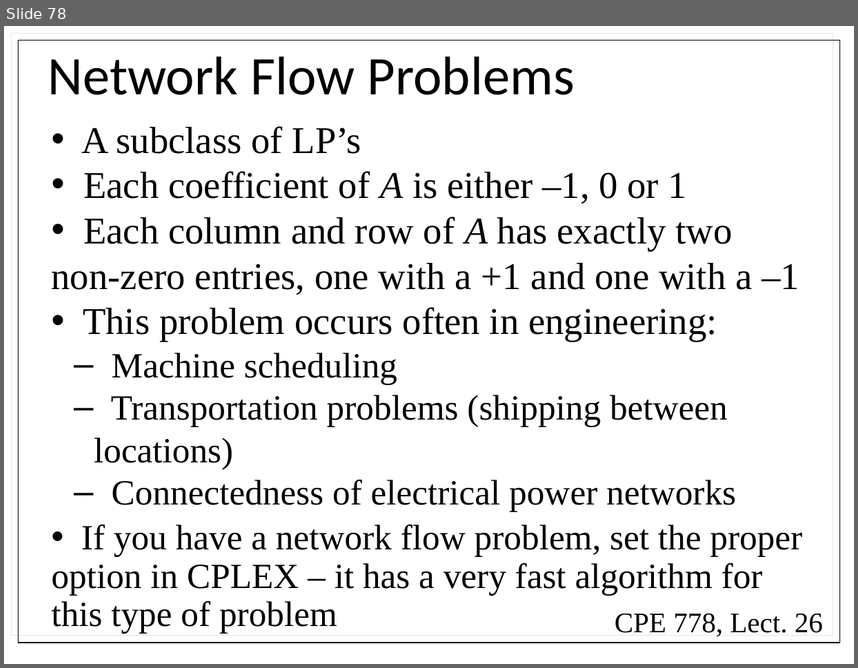
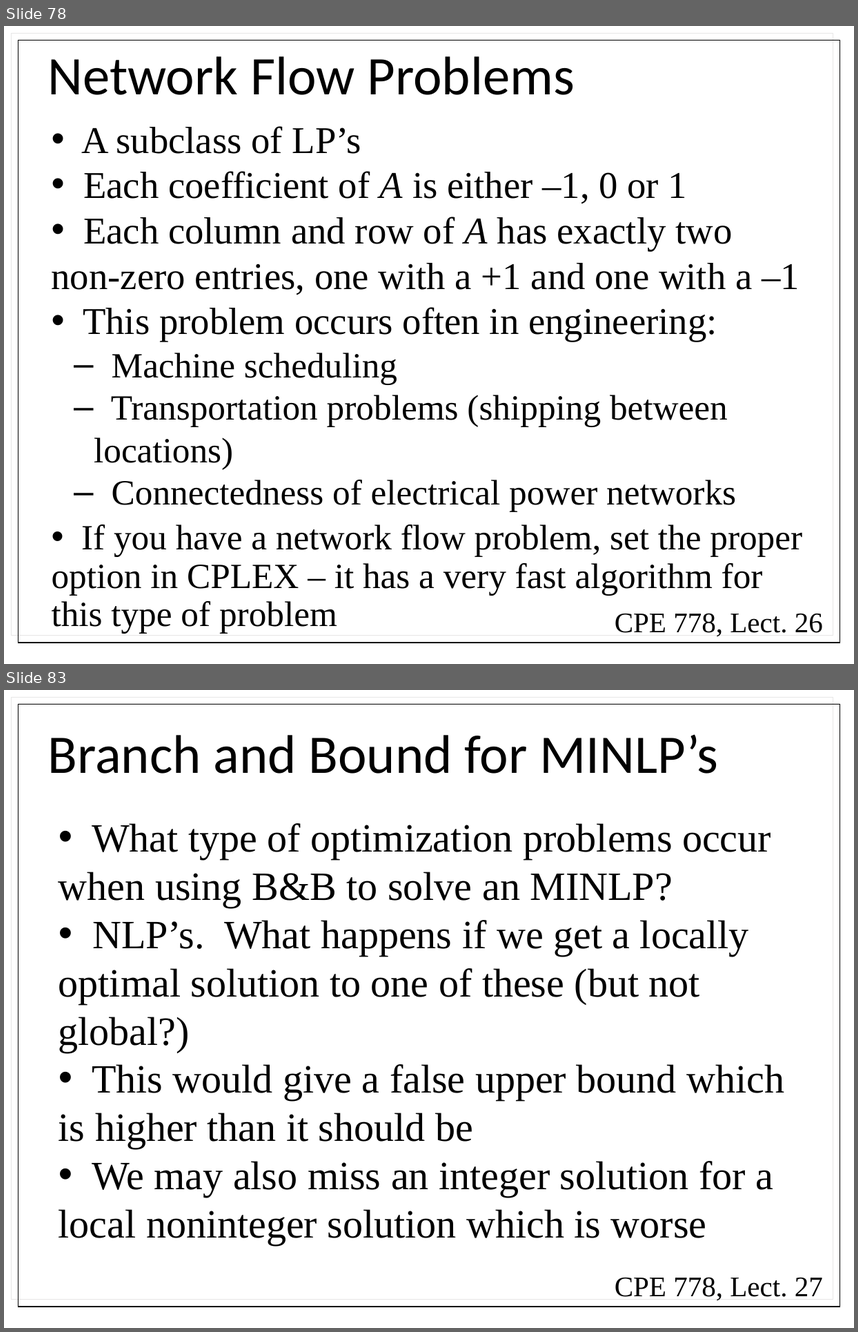
Before and after one commit to powersthegreat/CPE_778, a slide deck: exams/exam_2/Lectures/Combined Lectures.pptx. Shown one above the other, each under a label of ours: slide 78 before the commit, slides 78 and 83 after it; the slides between them are not shown. The pictures are 858x668 and 858x1332 pixels, drawn with LibreOffice and Linux fonts; fonts in the diff are those of the drawing. Boxes give left, top, right and bottom in pixels: in the first picture for what was removed or moved away, otherwise in the second. Text is boxed around its words. In the diff, an @@ line names an element or a change of style, - is before the commit and + after.

```diff
--- a/exams/exam_2/Lectures/Combined Lectures.pptx
+++ b/exams/exam_2/Lectures/Combined Lectures.pptx
@@ slide 83 added at (4, 690, 854, 1328), background #FFFFFF @@
@@ rectangle added at (18, 704, 840, 1306), outline #000000 0.75 pt @@
@@ title added at (48, 734, 719, 773), 46 pt, text #000000 @@
+Branch and Bound for MINLP’s
@@ text added at (59, 823, 784, 1244), 34 pt, text #000000 @@
+• What type of optimization problems occur when using B&B to solve an MINLP?
+• NLP’s. What happens if we get a locally optimal solution to one of these (but not global?)
+• This would give a false upper bound which is higher than it should be
+• We may also miss an integer solution for a local noninteger solution which is worse
@@ text added at (615, 1276, 823, 1300), 24 pt, text #000000 @@
+CPE 778, Lect. 27
```
Also in this commit, not shown: 18 other slides added, 10 other files.
